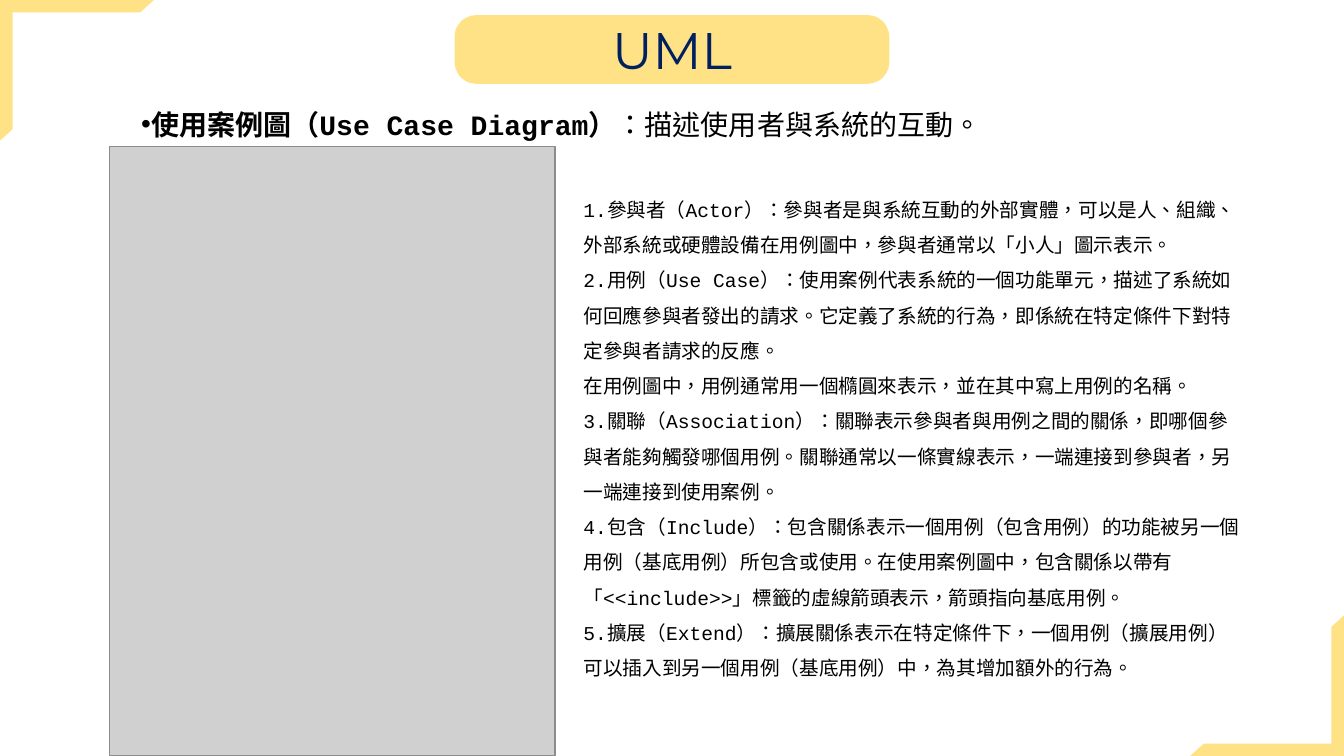
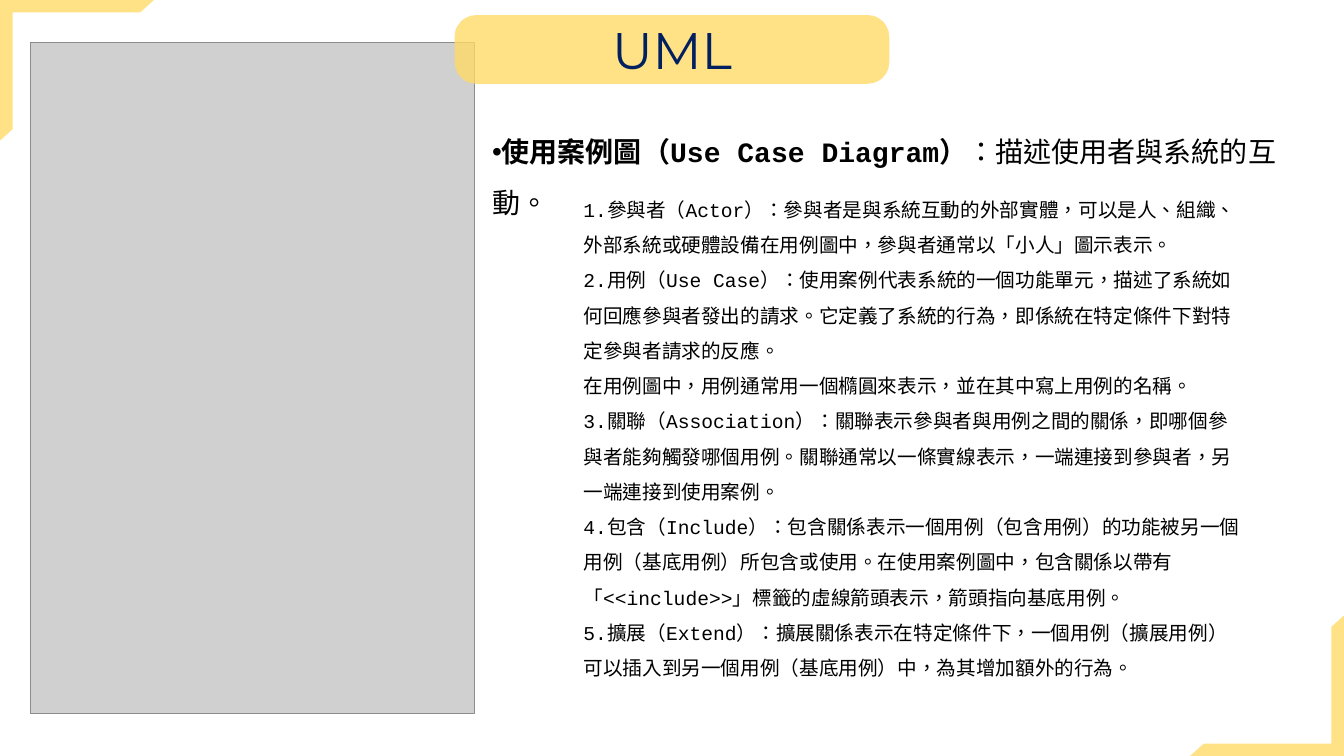
Before and after one commit to jiakai912/114201_poject, a slide deck: slide 2 of uml報告.pptx. Drawn at 1344x756 pixels with LibreOffice and Linux fonts; fonts in the diff are those of the drawing; grey boxes stand for pictures. Boxes give left, top, right and bottom in pixels: in the first picture for what was removed or moved away, otherwise in the second. Text is boxed around its words. In the diff, an @@ line names an element or a change of style, - is before the commit and + after.

```diff
--- a/uml報告.pptx
+++ b/uml報告.pptx
@@ picture: place and size @@
-picture at box(110, 147, 556, 756)
+picture at box(30, 42, 475, 715)
@@ text "使用案例圖（Use Case Diagram）：描述使用者與系統的互動。" rewrapped from box(151, 111, 982, 141) to box(502, 138, 1277, 168) @@
```
Also in this commit, not shown: 1 other slide changed, 1 slide removed.
